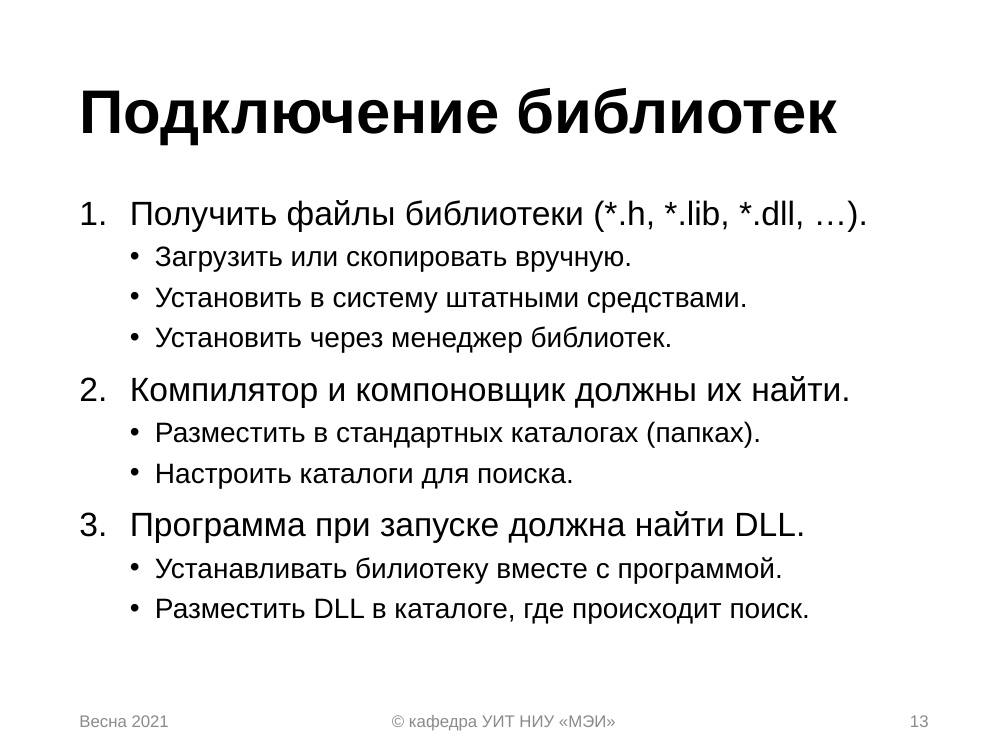
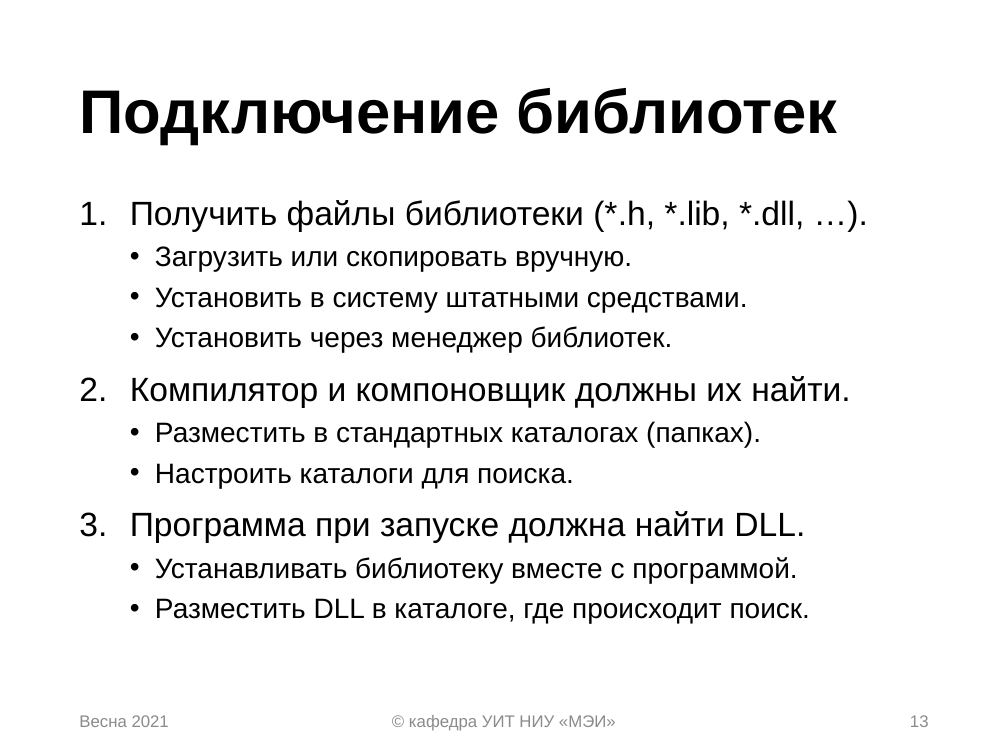
Before and after one commit to uii-mpei/cs-libs-lecture, a slide deck: slide 13 of lecture07_library.pptx. Drawn at 1008x756 pixels with LibreOffice and Linux fonts; fonts in the diff are those of the drawing. Boxes give left, top, right and bottom in pixels: in the first picture for what was removed or moved away, otherwise in the second. Text is boxed around its words. In the diff, an @@ line names an element or a change of style, - is before the commit and + after.

```diff
--- a/lecture07_library.pptx
+++ b/lecture07_library.pptx
@@ text at box(155, 557, 797, 583): text changed @@
-  • Устанавливать билиотеку вместе с программой.
+  • Устанавливать библиотеку вместе с программой.
```
Also in this commit, not shown: 8 other slides changed.
